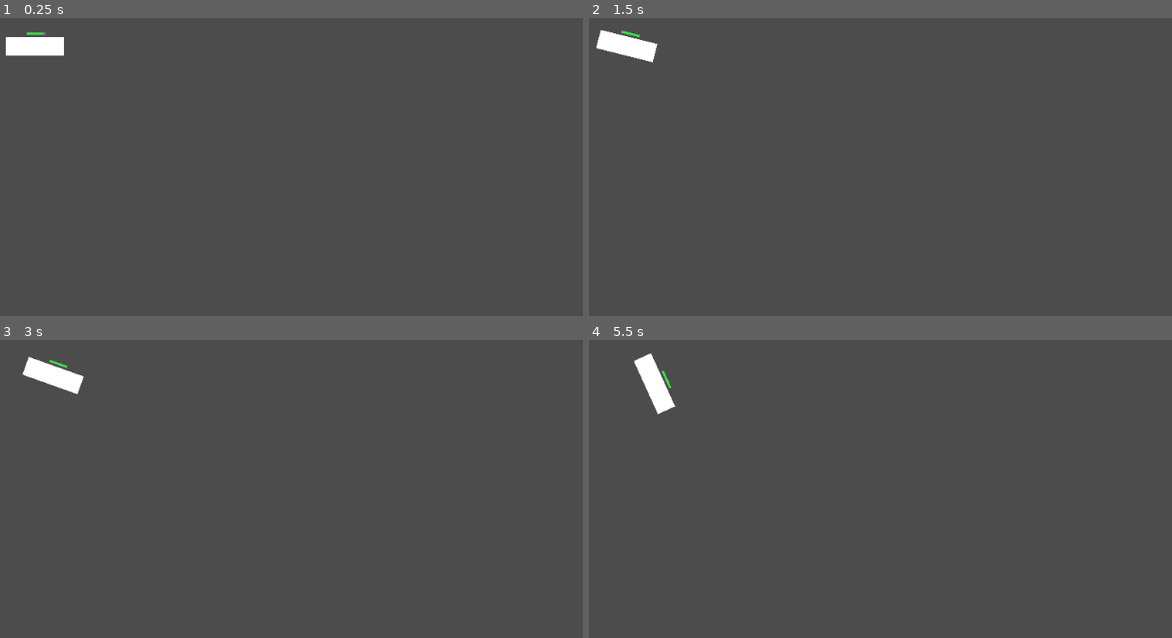
Above: before the commit, frames 1-4 (two rows, left to right).
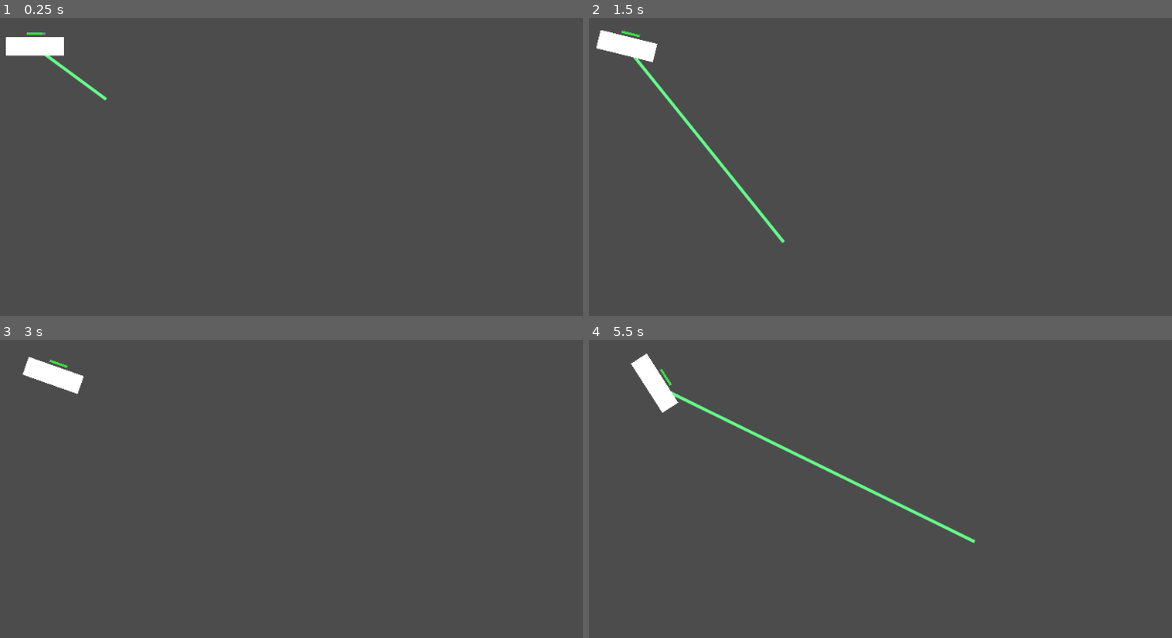
Above: after the commit, the same moments.

Repository: Poultrgeist/better-battleship
Game: Godot game, scene res://Scenes/Game.tscn
Two runs of this game, one before a commit and one after it. Both use one fixed random seed, a clock stepped at 60 frames per second and the inputs below.
Inputs (mouse positions are in pixels of both pictures, inside the frame that each line leads up to):
- Up to frame 1 (0.25 s): no input
- Up to frame 2 (1.5 s): tap Enter (ui_accept) at 0.5, 0.77 s; move the mouse to (1102, 196) at 0.52 s; click (1102, 196) at 0.67 s; move the mouse to (781, 241) at 1.27 s; click (781, 241) at 1.42 s
- Up to frame 3 (3 s): tap Enter (ui_accept) at 1.52 s; move the mouse to (425, 444) at 2.02 s; click (425, 444) at 2.17 s; move the mouse to (308, 632) at 2.77 s; click (308, 632) at 2.92 s
- Up to frame 4 (5.5 s): tap Enter (ui_accept) at 3.02, 3.77, 4.52 s; move the mouse to (1166, 608) at 3.52 s; click (1166, 608) at 3.67 s; move the mouse to (705, 474) at 4.27 s; click (705, 474) at 4.42 s; move the mouse to (973, 542) at 5.02 s; click (973, 542) at 5.17 s

The runs differ from the first frame. In frame 1, 0.2% of the frame differs, in the area x 7-19%, y 12-28%; in frame 2, 0.5%; in frame 3, less than 0.1%; in frame 4, 1.0%, in the area x 7-67%, y 4-69%.

Commit message:
line shows target pos

Diff:
--- a/Prefabs/Ship_Test.tscn
+++ b/Prefabs/Ship_Test.tscn
@@ -23,3 +23,9 @@
 [node name="Sprite" type="Sprite" parent="."]
 scale = Vector2( 0.135193, 0.0949947 )
 texture = ExtResource( 1 )
+
+[node name="Line2D" type="Line2D" parent="."]
+z_index = -1
+width = 3.0
+default_color = Color( 0.4, 1, 0.54902, 1 )
+antialiased = true
--- a/Scripts/Ship.gd
+++ b/Scripts/Ship.gd
@@ -16,12 +16,15 @@
 var state = INIT
 
 onready var _health_system = $Health
+onready var _line2D = $Line2D
 onready var Game = get_node("/root/Game")
 
 func _ready():
-	target_pos = Vector2(-10, -100)
+	target_pos = Vector2.ZERO
 	_init_health()
 	_connect_signals()
+	_line2D.add_point(get_position())
+	_line2D.add_point(get_position())
 
 #func turn_reset():
 #	state = IDLE
@@ -34,14 +37,21 @@
 	thrust = Vector2()
 	spin_dir = 0
 
-	if state == MOVING:
+	if state == IDLE:
+		_line2D.set_rotation(-get_rotation())
+		_line2D.set_point_position(0, Vector2.ZERO)
+		if target_pos != Vector2.ZERO:
+			_line2D.set_point_position(1, target_pos - get_position())
+	elif state == MOVING:
 		thrust = Vector2(speed, 0)
-		spin_dir = sign(linear_velocity.angle_to(self.position.direction_to(target_pos)))
+		spin_dir = sign(linear_velocity.angle_to(get_position().direction_to(target_pos)))
 
 func _input(event):
 	if (event is InputEventMouseButton && event.is_pressed() && event.button_index == BUTTON_LEFT):
-		target_pos = get_global_mouse_position()
-		print("target set: ", target_pos)
+		var mouse_pos = get_global_mouse_position()
+		if mouse_pos != Vector2.ZERO:
+			target_pos = mouse_pos
+			print("target set: ", target_pos)
 
 func _on_TurnTimer_timeout():
 	state = IDLE
@@ -51,6 +61,7 @@
 	set_applied_force(thrust.rotated(rotation))
 
 	if state == IDLE:
+		# slows velocity to 0
 		if (linear_velocity.length_squared() == 0):
 			pass
 		elif (linear_velocity.length_squared() < 0.01):
@@ -58,21 +69,21 @@
 		else:
 			add_central_force(-linear_velocity * 4)
 
+		# slows angular_velocity to 0, prob can use some curve for this
 		if (angular_velocity == 0):
 			set_applied_torque(0)
 		elif (angular_velocity < 0.1):
 			angular_velocity = 0
 		else:
-			add_torque(-angular_velocity * 2)
-			print("ERROR: flipping")
+			add_torque(-angular_velocity * 6) # change to set velo?
 
 	if state == MOVING:
 		var right_dir = Vector2(1, 0)
-		var angle_to_point = right_dir.rotated(rotation).angle_to(self.position.direction_to(target_pos))
+		var angle_to_point = right_dir.rotated(rotation).angle_to(get_position().direction_to(target_pos))
 		if (abs(angle_to_point) < 0.01):
 			# Point at the target
 			set_applied_torque(0)
-			look_follow(physics_state, self.position, target_pos)
+			look_follow(physics_state, get_position(), target_pos)
 		elif (abs(angle_to_point) < 0.25):
 			# Reduce speed
 			set_angular_velocity(angle_to_point / physics_state.get_step() * 0.02)
@@ -97,9 +108,11 @@
 
 func _on_Game_start_turn():
 	state = IDLE
+	_line2D.set_visible(true)
 
 func _on_Game_start_sim():
 	state = MOVING
+	_line2D.set_visible(false)
 
 func _on_Game_end_sim():
 	state = IDLE
